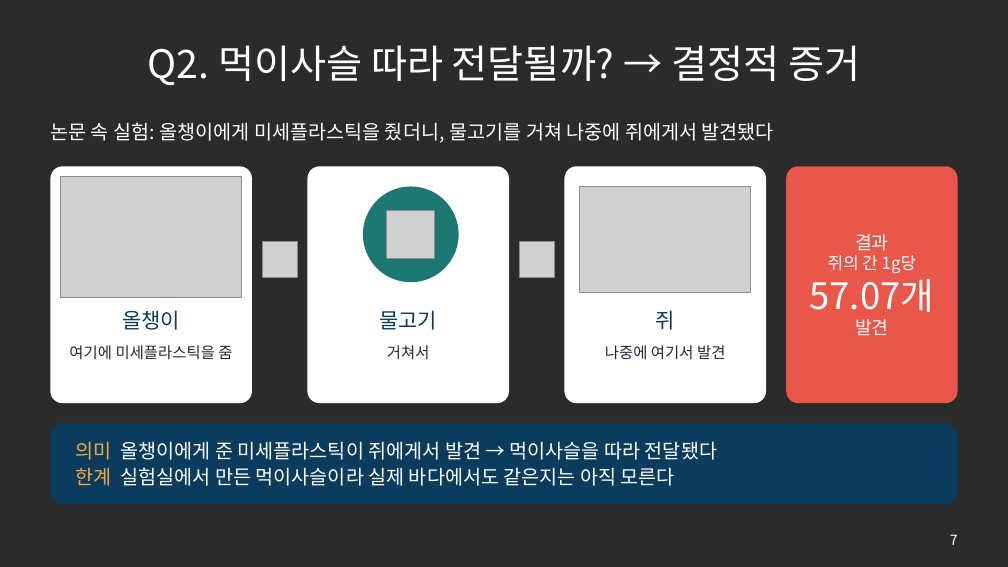
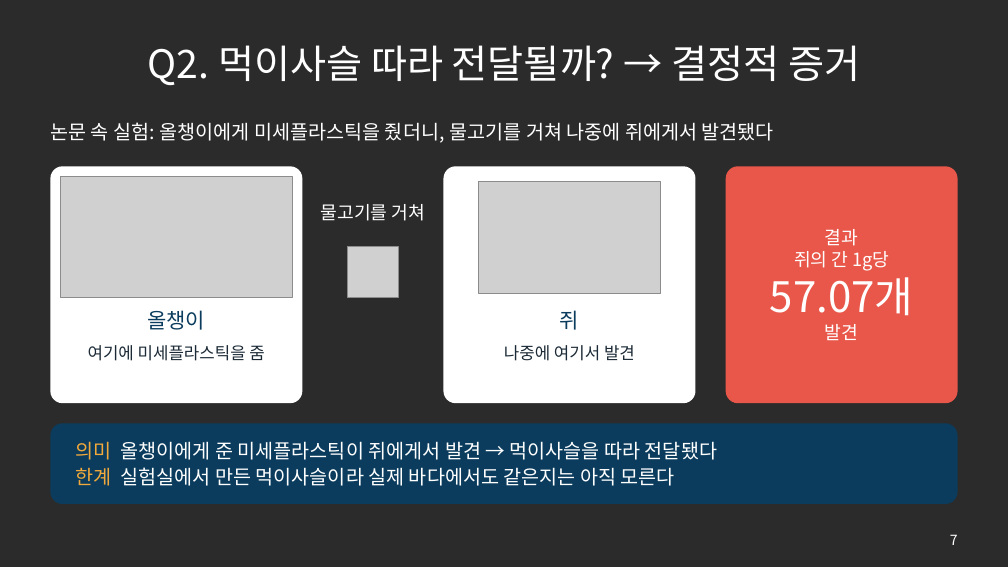
Before and after one commit to packsunjin/Graph, a slide deck: slide 7 of reports/미세플라스틱_발표_10605_박선진.pptx. Drawn at 1008x567 pixels with LibreOffice and Linux fonts; fonts in the diff are those of the drawing; grey boxes stand for pictures; background and template pictures are left out; a plain dark background stands for a picture behind light text. Boxes give left, top, right and bottom in pixels: in the first picture for what was removed or moved away, otherwise in the second. Text is boxed around its words. In the diff, an @@ line names an element or a change of style, - is before the commit and + after.

```diff
--- a/reports/미세플라스틱_발표_10605_박선진.pptx
+++ b/reports/미세플라스틱_발표_10605_박선진.pptx
@@ rounded rectangle: place and size @@
-rounded rectangle at (50, 166, 252, 403)
+rounded rectangle at (50, 166, 302, 403)
@@ picture: place and size @@
-picture at (60, 176, 242, 297)
+picture at (60, 176, 292, 297)
@@ rounded rectangle removed at (307, 166, 509, 403) @@
@@ proportions changed in 3 elements at (50, 166, 302, 403), (726, 166, 958, 403), (444, 166, 696, 403) @@
@@ rounded rectangle: place and size @@
-rounded rectangle at (564, 166, 766, 403)
+rounded rectangle at (444, 166, 696, 403)
@@ rounded rectangle: place and size @@
-rounded rectangle at (786, 166, 958, 403)
+rounded rectangle at (726, 166, 958, 403)
@@ text "결과": place and size @@
-text "결과" at (810, 234, 935, 336)
+text "결과" at (770, 229, 914, 341)
@@ text at (321, 204, 425, 221): text changed; size 15 to 13 pt; text colour #0B3C5D to #FFFFFF @@
-물고기
+물고기를 거쳐
@@ ellipse removed at (363, 186, 459, 282) @@
@@ picture: place and size @@
-picture at (580, 186, 751, 292)
+picture at (479, 181, 660, 293)
@@ picture removed at (387, 211, 434, 258) @@
@@ picture: place and size @@
-picture at (262, 242, 297, 277)
+picture at (348, 247, 398, 297)
@@ picture removed at (519, 242, 554, 277) @@
@@ text at (770, 251, 914, 316): size 12 to 13 pt in "쥐의 간 1g당"; size 26 to 30 pt in "57.07개" @@
@@ text "올챙이": place and size @@
-text "올챙이" at (122, 310, 180, 330)
+text "올챙이" at (147, 310, 205, 330)
@@ text "쥐": place and size @@
-text "쥐" at (656, 310, 675, 330)
+text "쥐" at (560, 310, 579, 330)
@@ text "여기에 미세플라스틱을 줌" at (88, 345, 264, 361): size 11 to 12 pt @@
@@ text removed at (387, 345, 430, 360) @@
-거쳐서
@@ text "나중에 여기서 발견" at (504, 345, 635, 361): size 11 to 12 pt @@
@@ text "나중에 여기서 발견": place and size @@
-text "나중에 여기서 발견" at (605, 345, 725, 360)
+text "나중에 여기서 발견" at (504, 345, 635, 361)
```
Also in this commit, not shown: 1 other file.
